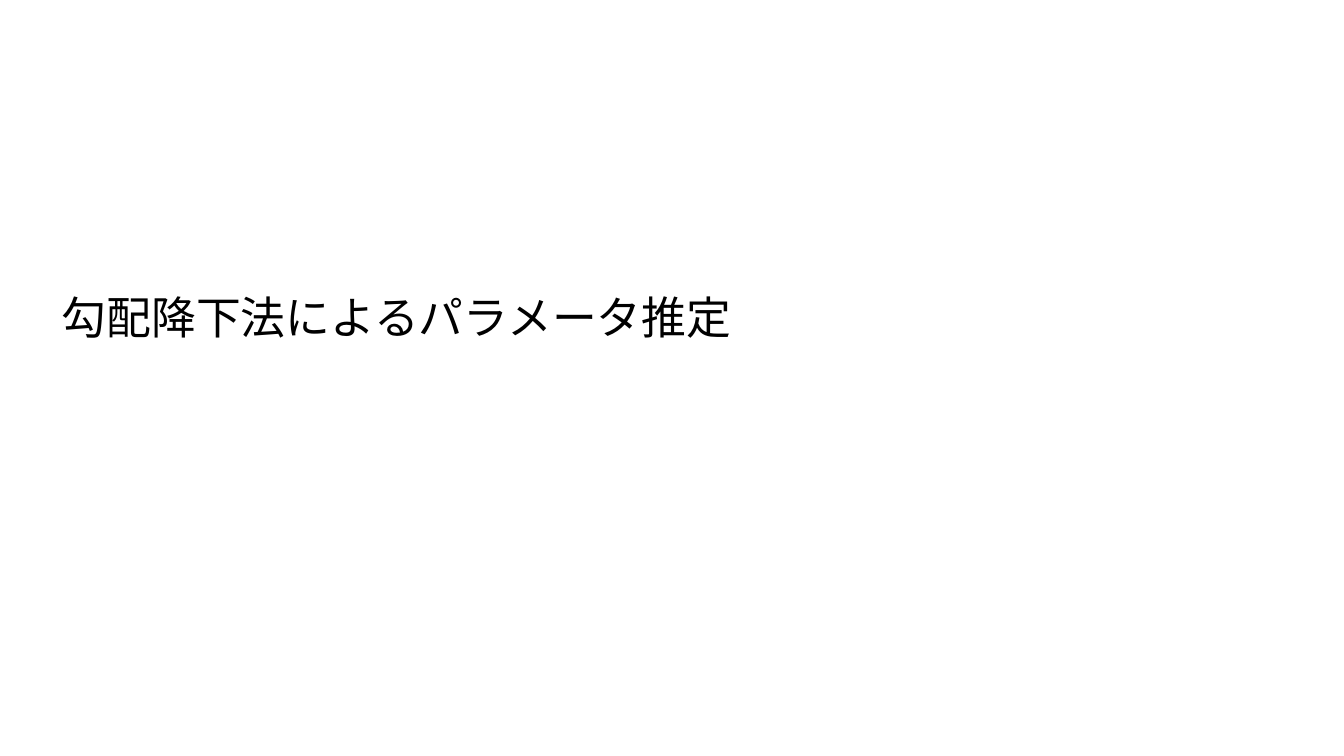
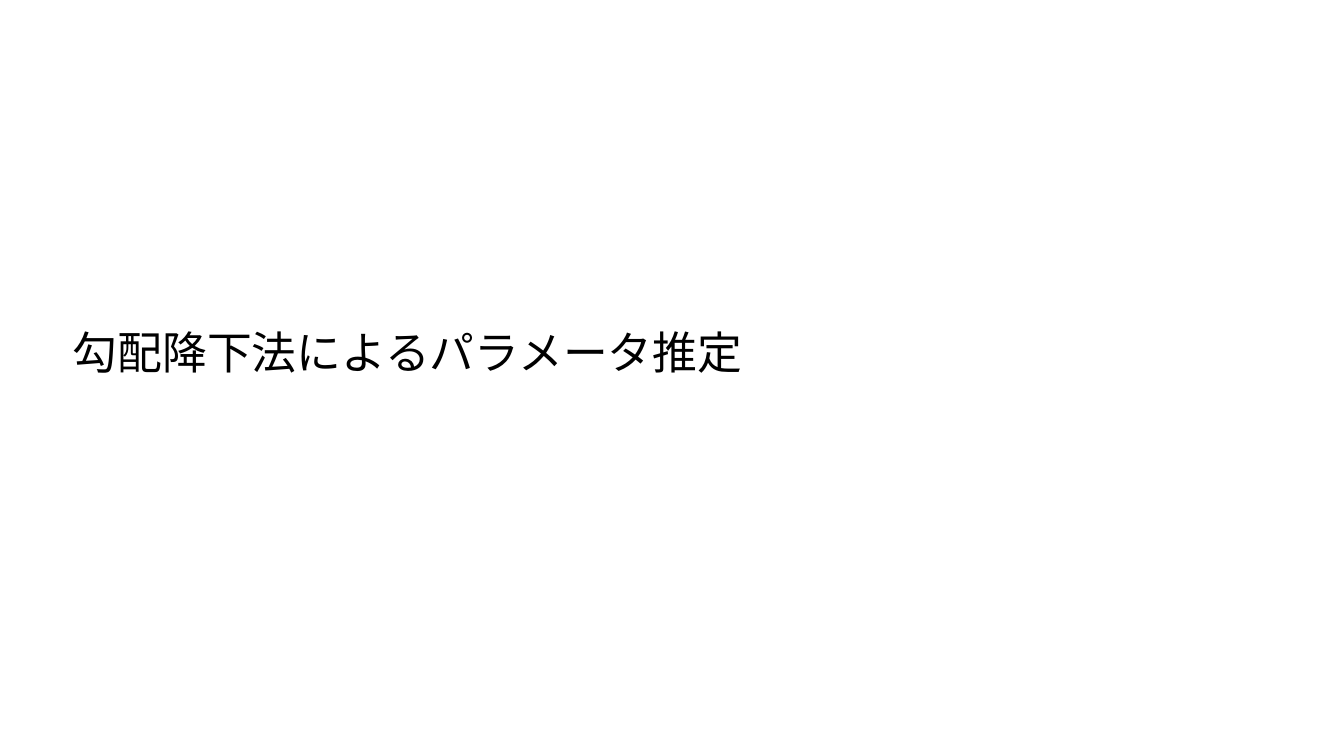
Before and after one commit to ueharaLab/python_intro5_condition, a slide deck: slide 1 of 勾配降下法.pptx. Drawn at 1344x756 pixels with LibreOffice and Linux fonts; fonts in the diff are those of the drawing. Boxes give left, top, right and bottom in pixels: in the first picture for what was removed or moved away, otherwise in the second. Text is boxed around its words. In the diff, an @@ line names an element or a change of style, - is before the commit and + after.

Commit message:
702

```diff
--- a/勾配降下法.pptx
+++ b/勾配降下法.pptx
@@ text "勾配降下法によるパラメータ推定": place and size @@
-text "勾配降下法によるパラメータ推定" at (62,296,732,338)
+text "勾配降下法によるパラメータ推定" at (73,331,743,373)
```
Also in this commit, not shown: 1 other slide changed.
